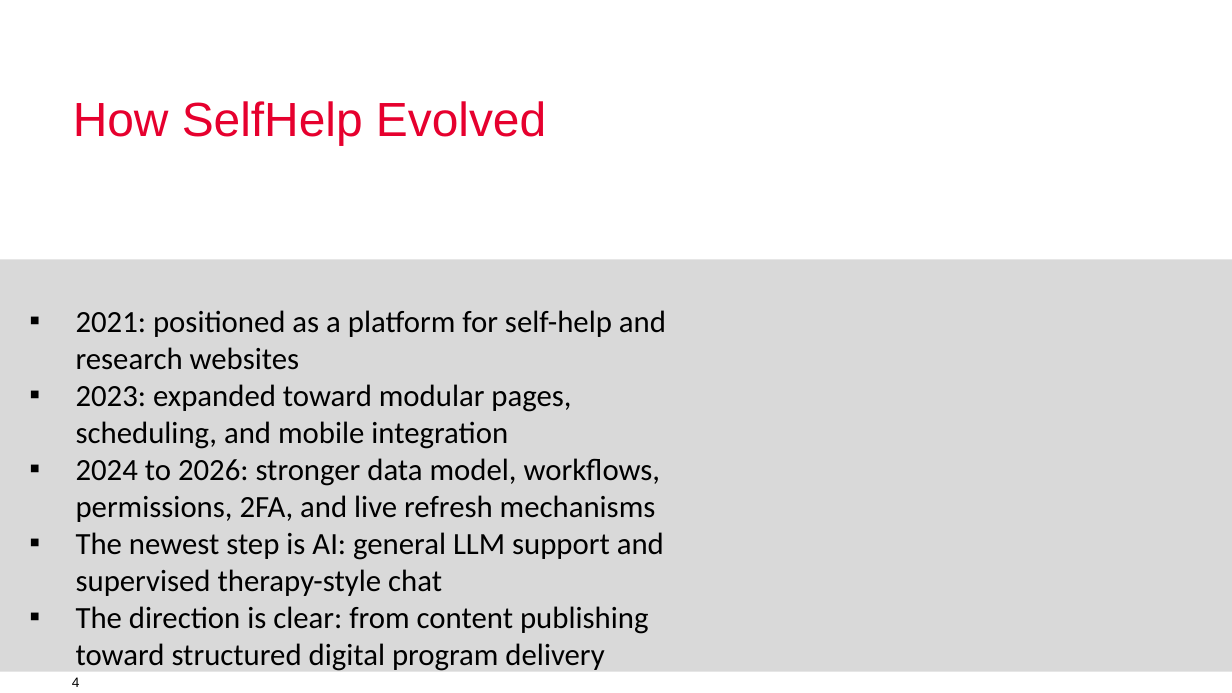
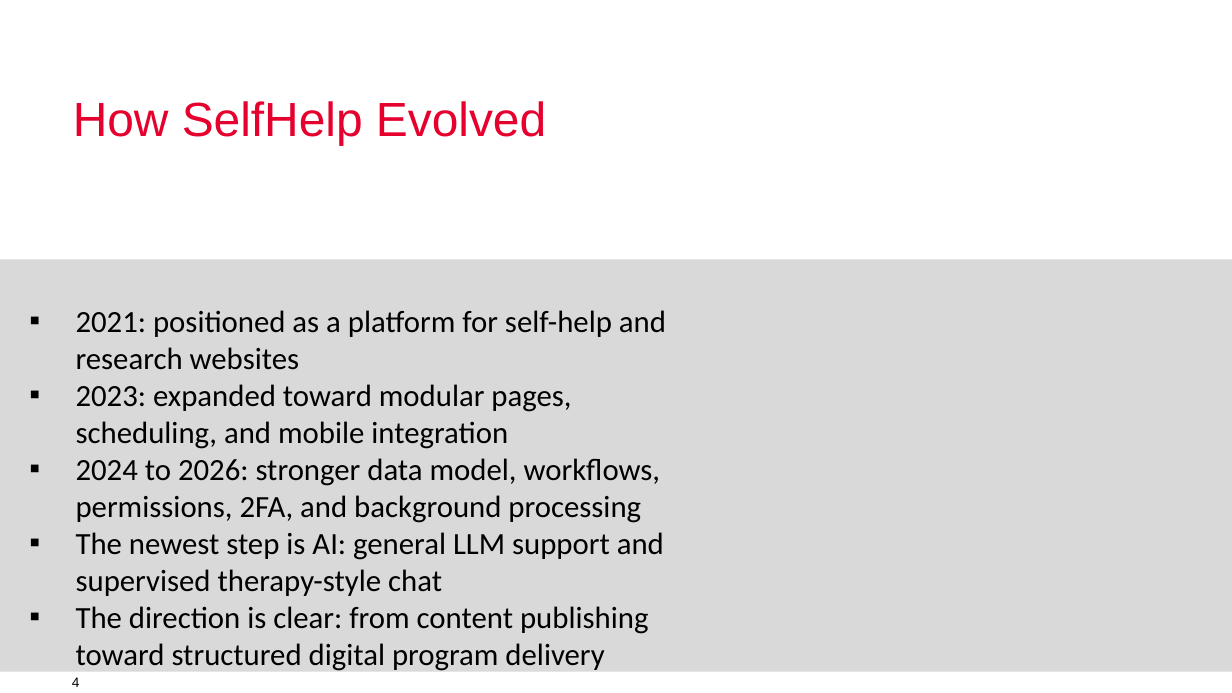
Before and after one commit to humdek-unibe-ch/sh-docs-presentations, a slide deck: slide 4 of SelfHelp-2026.pptx. Drawn at 1232x693 pixels with LibreOffice and Linux fonts; fonts in the diff are those of the drawing; background and template pictures are left out. Boxes give left, top, right and bottom in pixels: in the first picture for what was removed or moved away, otherwise in the second. Text is boxed around its words. In the diff, an @@ line names an element or a change of style, - is before the commit and + after.

```diff
--- a/SelfHelp-2026.pptx
+++ b/SelfHelp-2026.pptx
@@ text at <box>76,458,661,523</box>: text changed @@
-▪ 2024 to 2026: stronger data model, workflows, permissions, 2FA, and live refresh mechanisms
+▪ 2024 to 2026: stronger data model, workflows, permissions, 2FA, and background processing
```
Also in this commit, not shown: 10 other slides changed, 2 slides removed, 2 other files.
